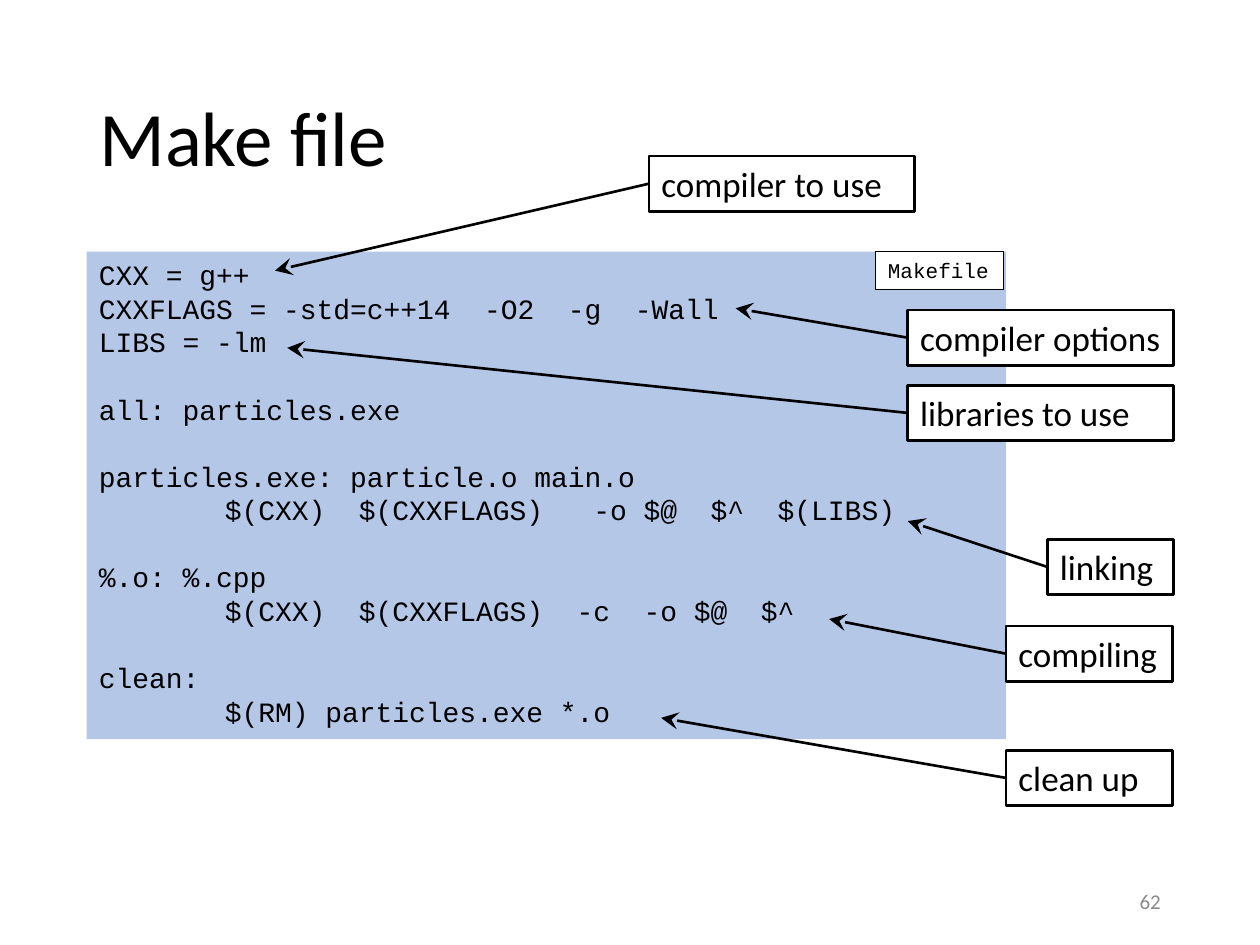
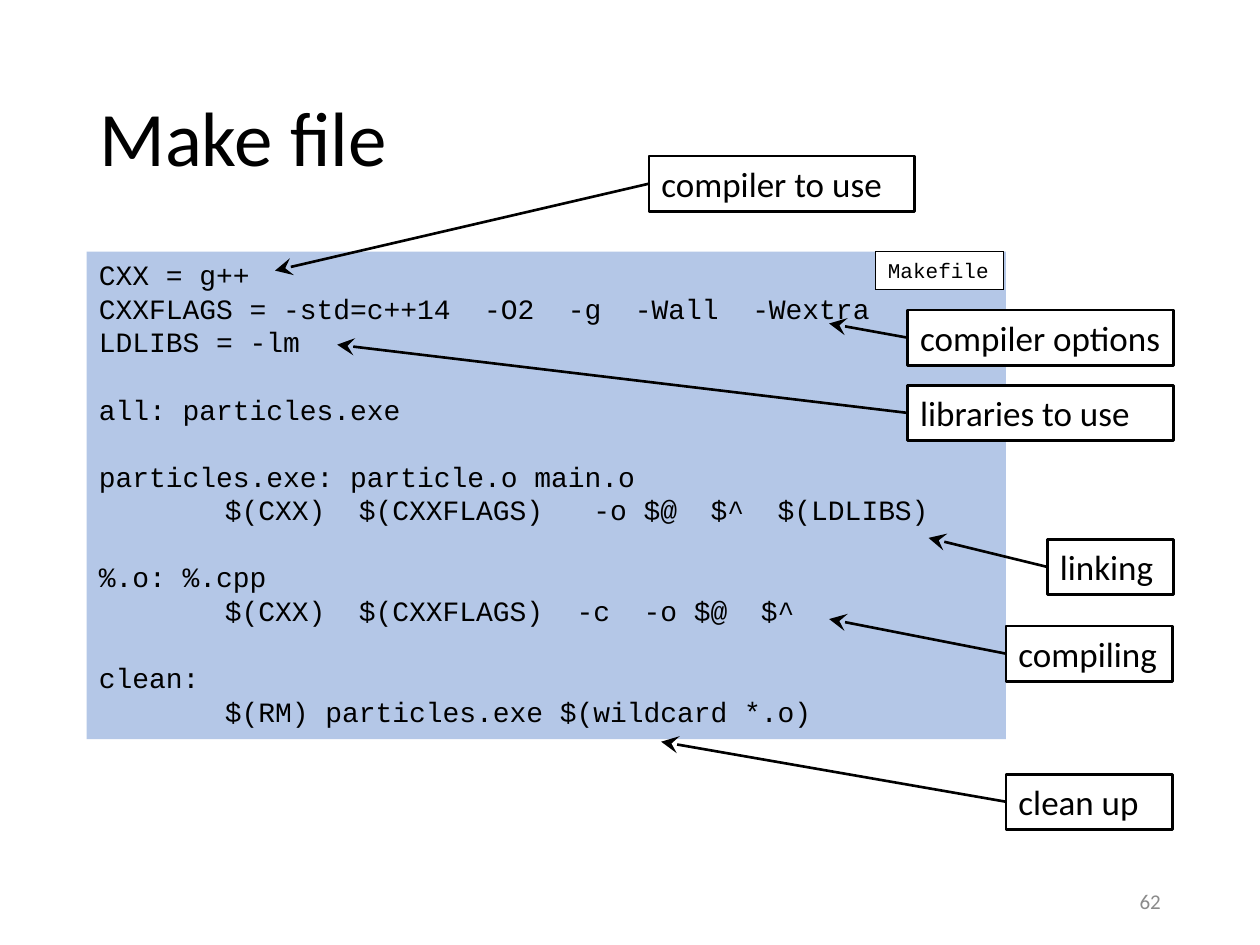
Before and after one commit to gjbex/training-material, a slide deck: slide 62 of CPlusPlus/scientific_cpp.pptx. Drawn at 1260x945 pixels with LibreOffice and Linux fonts; fonts in the diff are those of the drawing. Boxes give left, top, right and bottom in pixels: in the first picture for what was removed or moved away, otherwise in the second. Text is boxed around its words. In the diff, an @@ line names an element or a change of style, - is before the commit and + after.

Commit message:
Fix typos

```diff
--- a/CPlusPlus/scientific_cpp.pptx
+++ b/CPlusPlus/scientific_cpp.pptx
@@ text in rectangle at <box>99,299,869,327</box>: text changed @@
-CXXFLAGS = -std=c++14 -O2 -g -Wall
-LIBS = -lm
+CXXFLAGS = -std=c++14 -O2 -g -Wall -Wextra
+LDLIBS = -lm
@@ arrow moved from (907, 338) - (736, 309) to (907, 338) - (829, 324) @@
@@ arrow moved from (907, 413) - (287, 348) to (907, 413) - (338, 345) @@
@@ arrow moved from (1047, 567) - (907, 522) to (1047, 567) - (929, 538) @@
@@ text in rectangle at <box>225,702,811,728</box>: text changed @@
-$(RM) particles.exe *.o
+$(RM) particles.exe $(wildcard *.o)
@@ arrow moved from (1005, 777) - (662, 718) to (1005, 801) - (662, 742) @@
@@ rectangle "clean up": place and size @@
-rectangle "clean up" at <box>1005,751,1172,806</box>
+rectangle "clean up" at <box>1005,774,1172,829</box>
```
Also in this commit, not shown: 8 other slides changed.
